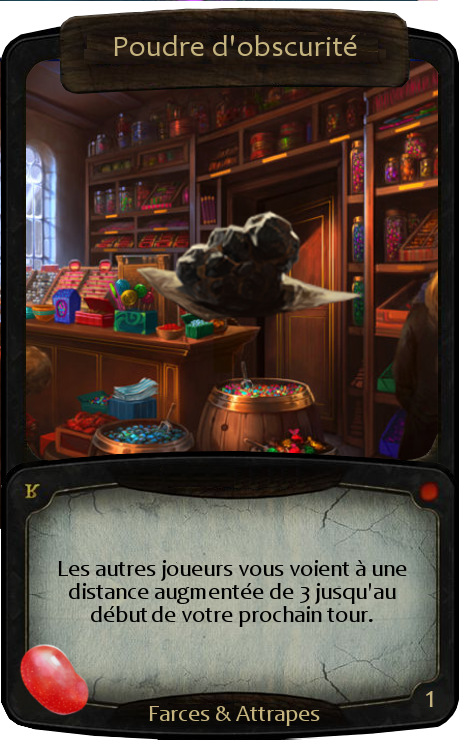
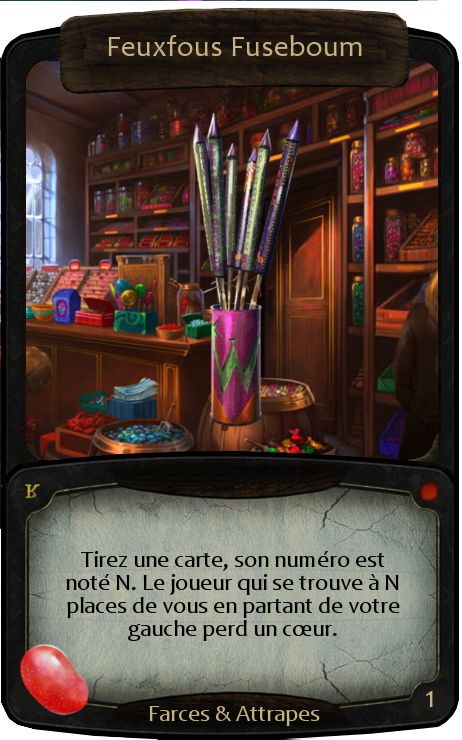
Layer changes from the first w=462, h=740 image to the second:
hid "Poudre d'obscurité" over [135, 209, 365, 324]
added layer "Feuxfous Fuseboum" above "Dragées" over [191, 112, 365, 428]
added layer "Feuxfous Fuseboum #1" above "Poudre d'obscurité #1" over [66, 551, 400, 641]
hid "Poudre d'obscurité #1" over [58, 560, 407, 627]
painted on "Titre" over [108, 35, 362, 57]
